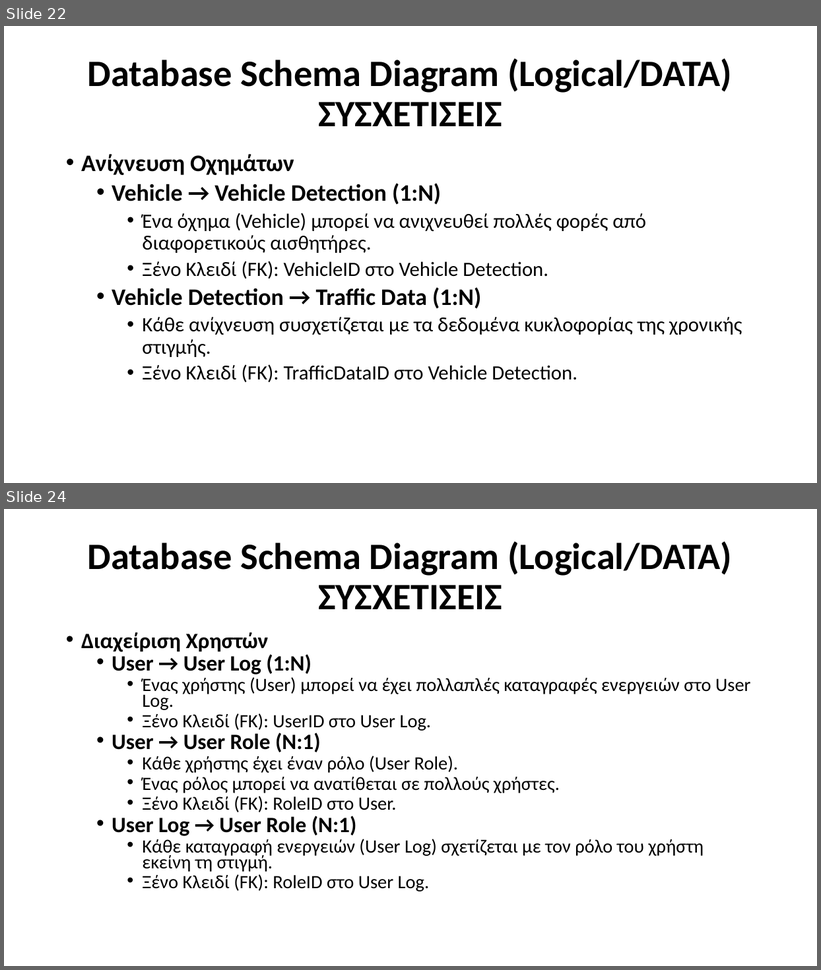
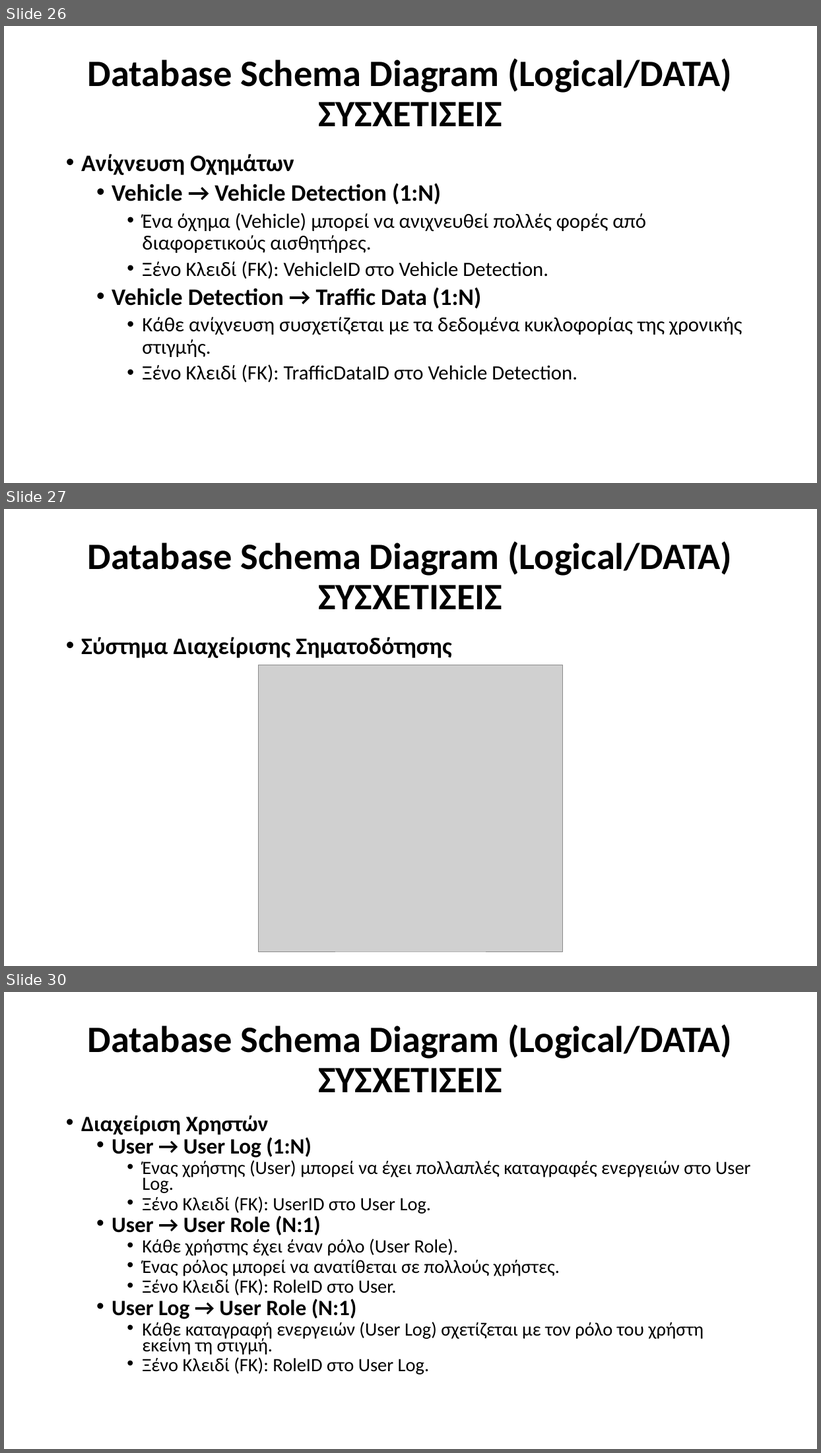
Before and after one commit to Ath21/STL_Drive, a slide deck: Presentation.pptx. Shown one above the other, each under a label of ours: slides 22 and 24 before the commit, slides 26, 27 and 30 after it; the slides between them are not shown. The pictures are 821x970 and 821x1453 pixels, drawn with LibreOffice and Linux fonts; fonts in the diff are those of the drawing; grey boxes stand for pictures. Boxes give left, top, right and bottom in pixels: in the first picture for what was removed or moved away, otherwise in the second. Text is boxed around its words. In the diff, an @@ line names an element or a change of style, - is before the commit and + after.

Commit message:
data

```diff
--- a/Presentation.pptx
+++ b/Presentation.pptx
@@ slide 27 added at (x1=4, y1=509, x2=817, y2=966), background #FFFFFF @@
@@ title added at (x1=88, y1=541, x2=732, y2=609), 44 pt, text #000000, bold @@
+Database Schema Diagram (Logical/DATA)
+ΣΥΣΧΕΤΙΣΕΙΣ
@@ text added at (x1=81, y1=637, x2=451, y2=658), 28 pt, text #000000, bold @@
+• Σύστημα Διαχείρισης Σηματοδότησης
@@ picture added at (x1=258, y1=665, x2=563, y2=952) @@
@@ what was slide 22 is now slide 26 @@
@@ what was slide 24 is now slide 30 @@
```
Also in this commit, not shown: 3 slides changed, 7 other slides added, 1 slide removed, 5 other files.
